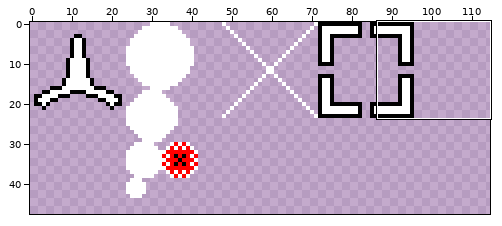
Sprite sheet: assets/Sprites.png. The first picture is a wide view before the edit; the outline marks the close-up.
Close-up. Old version:
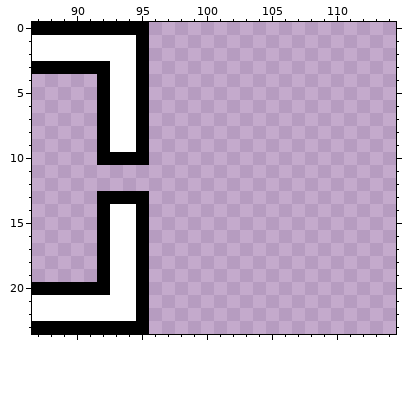
The file is 512x512 pixels. Shown: x 87..114, y 0..23. The wide view leaves out empty margins.
Now the later version:
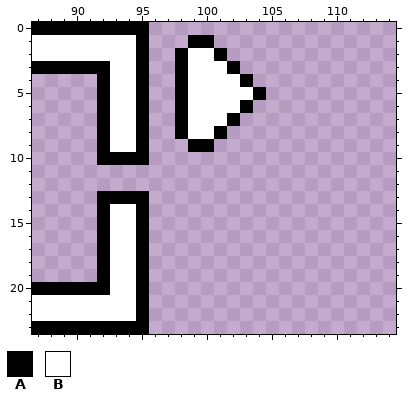
Palette (. is transparent): A #000000  B #ffffff
Difference:
Changed rows in their new state; - is an unchanged pixel.
first column x 98:
 1 -AA----
 2 ABBA---
 3 ABBBA--
 4 ABBBBA-
 5 ABBBBBA
 6 ABBBBA-
 7 ABBBA--
 8 ABBA---
 9 -AA----
Pixel boxes of the changes (left, top, right, bottom) in both close-ups:
added: (175, 35, 266, 152)
